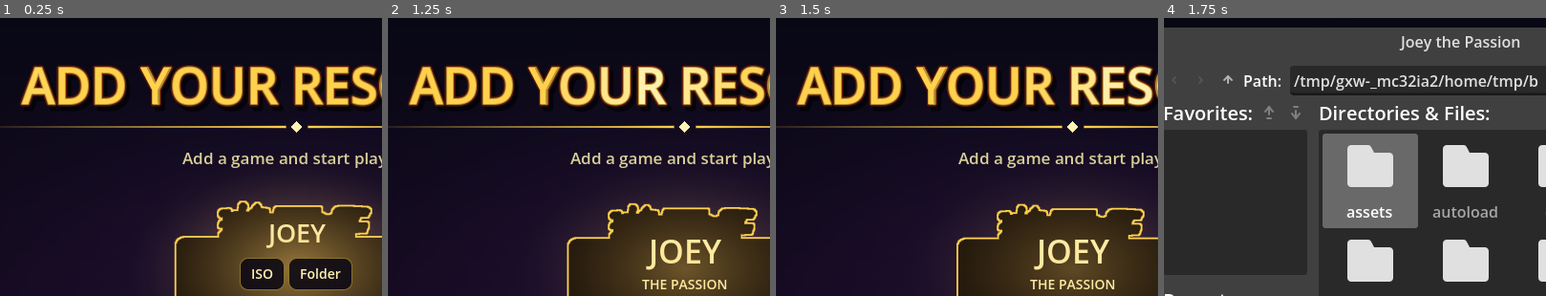
Above: before the commit, frames 1-4 (left to right).
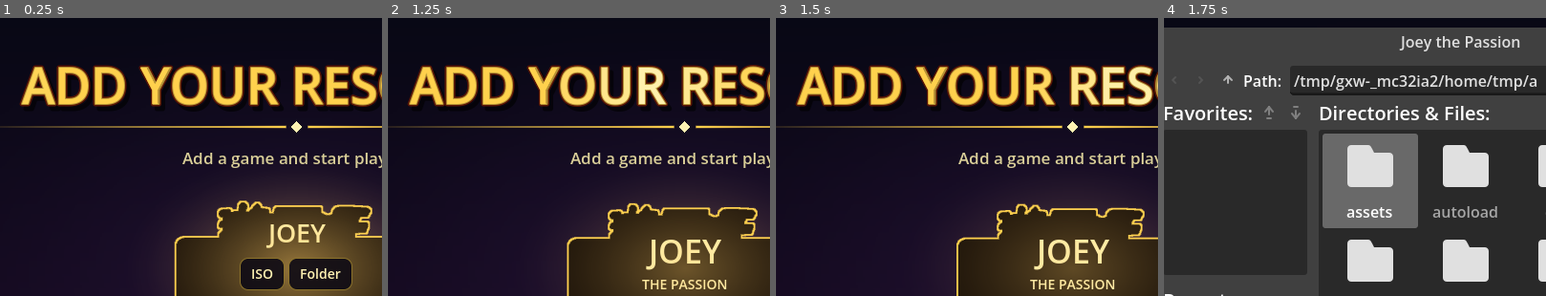
Above: after the commit, the same moments.

Repository: bkmohamadsy/Yu-Gi-Oh
Game: Godot game, scene res://scenes/boot/boot.tscn
Two runs of this game, one before a commit and one after it. Both use one fixed random seed, a clock stepped at 60 frames per second and the inputs below.
Inputs (mouse positions are % of the whole screen's width and height, from its top left):
- Up to frame 1 (0.25 s): no input
- Up to frame 2 (1.25 s): click "English" at 0.5 s
- Up to frame 3 (1.5 s): tap Enter (ui_accept) at 1.25 s; move the mouse to (72, 43) at 1.27 s; hold Right (ui_right) from 1.28 s (still down); hold F (pc_filter) from 1.28 s (still down); click (72, 43) at 1.42 s
- Up to frame 4 (1.75 s): keep holding Right (ui_right); keep holding F (pc_filter); tap Enter (ui_accept) at 1.52 s
The pictures show only the part of the screen within x 11-61%, y 0-50%; the shares and areas given below are measured in that part.

Frames 1-3 are identical in both runs. In frame 4, less than 0.1% of the frame differs, in the area x 95-98%, y 20-25%.

Commit message:
Stretch game to fill mobile screen

Diff:
--- a/game/project.godot
+++ b/game/project.godot
@@ -56,7 +56,10 @@
 window/size/mode=2
 window/size/window_width_override=1200
 window/size/window_height_override=900
+window/handheld/orientation=0
 window/stretch/mode="canvas_items"
+window/stretch/aspect="ignore"
+
 
 [input_devices]
 
